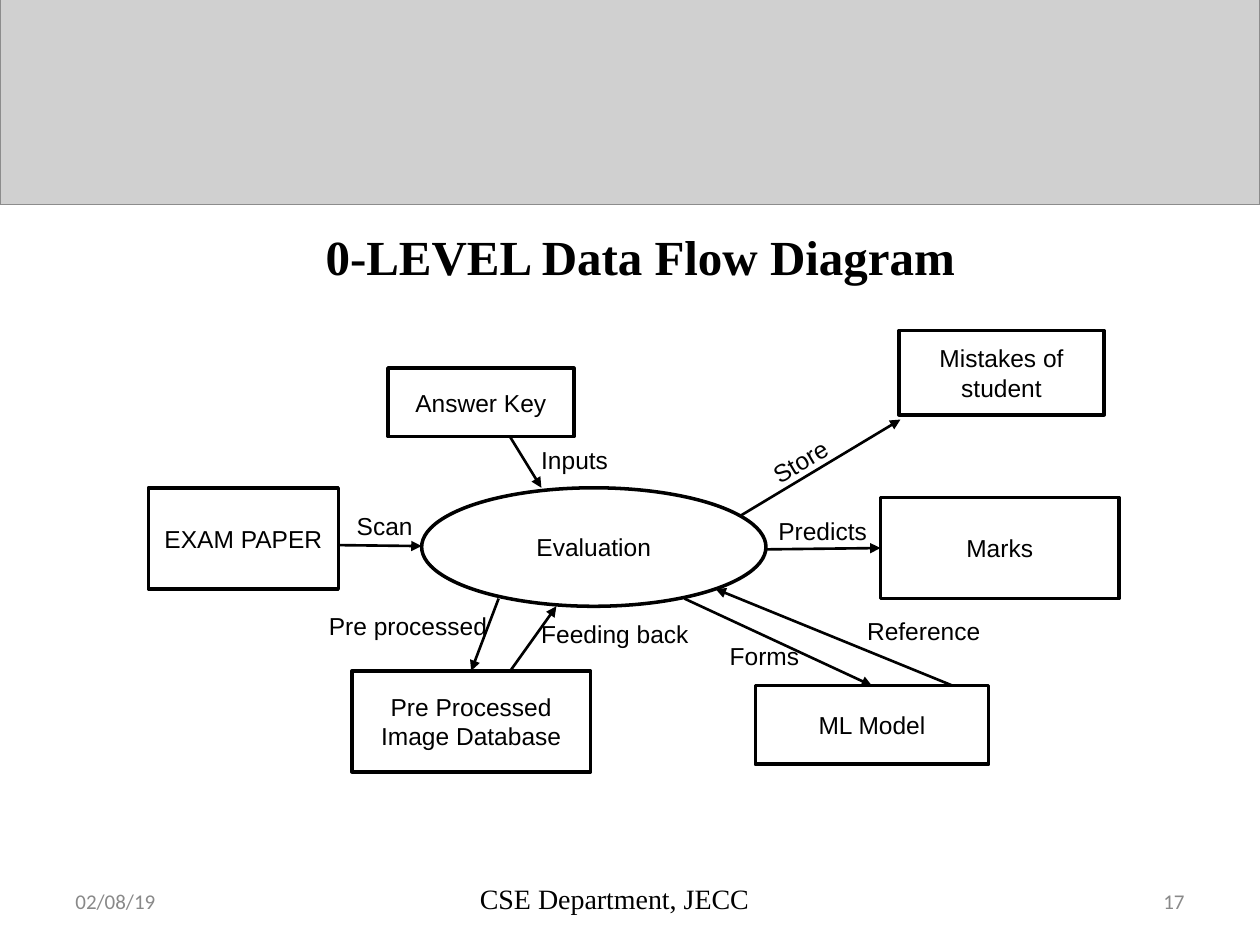
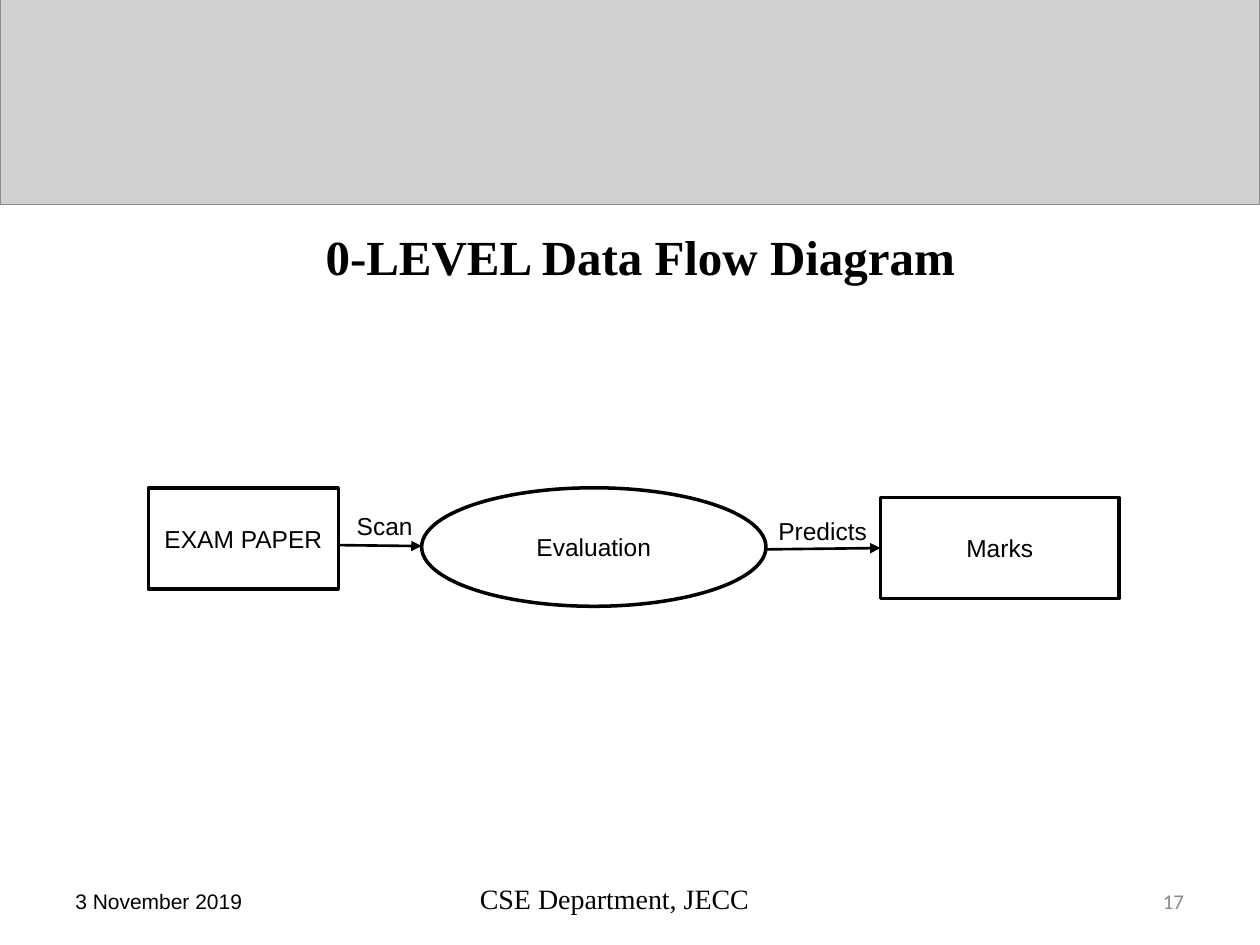
Before and after one commit to sreeragrnandan/Design-Project, a slide deck: slide 17 of DP G7 first review.pptx. Drawn at 1260x945 pixels with LibreOffice and Linux fonts; fonts in the diff are those of the drawing; grey boxes stand for pictures. Boxes give left, top, right and bottom in pixels: in the first picture for what was removed or moved away, otherwise in the second. Text is boxed around its words. In the diff, an @@ line names an element or a change of style, - is before the commit and + after.

```diff
--- a/DP G7 first review.pptx
+++ b/DP G7 first review.pptx
@@ rectangle removed at (898, 330, 1104, 415) @@
-Mistakes of student
@@ rectangle removed at (388, 368, 575, 436) @@
-Answer Key
@@ arrow removed from (510, 437) to (542, 488) @@
@@ arrow removed from (740, 517) to (901, 420) @@
@@ text removed at (754, 421, 848, 501) @@
-Store
@@ text removed at (541, 452, 608, 474) @@
-Inputs
@@ arrow removed from (499, 598) to (471, 670) @@
@@ arrow removed from (684, 598) to (872, 685) @@
@@ arrow removed from (951, 685) to (716, 588) @@
@@ text removed at (329, 617, 487, 641) @@
-Pre processed
@@ arrow removed from (510, 670) to (557, 606) @@
@@ text removed at (541, 624, 689, 648) @@
-Feeding back
@@ text removed at (867, 622, 980, 641) @@
-Reference
@@ text removed at (730, 645, 799, 666) @@
-Forms
@@ rectangle removed at (352, 670, 590, 771) @@
-Pre Processed Image Database
@@ rectangle removed at (756, 685, 989, 764) @@
-ML Model
@@ text at (75, 893, 242, 910): text changed; font Calibri to Arial; text colour #898989 to #000000 @@
-02/08/19
+3 November 2019
```
Also in this commit, not shown: 23 other slides changed, 2 slides added, 2 slides removed, 7 other files.
